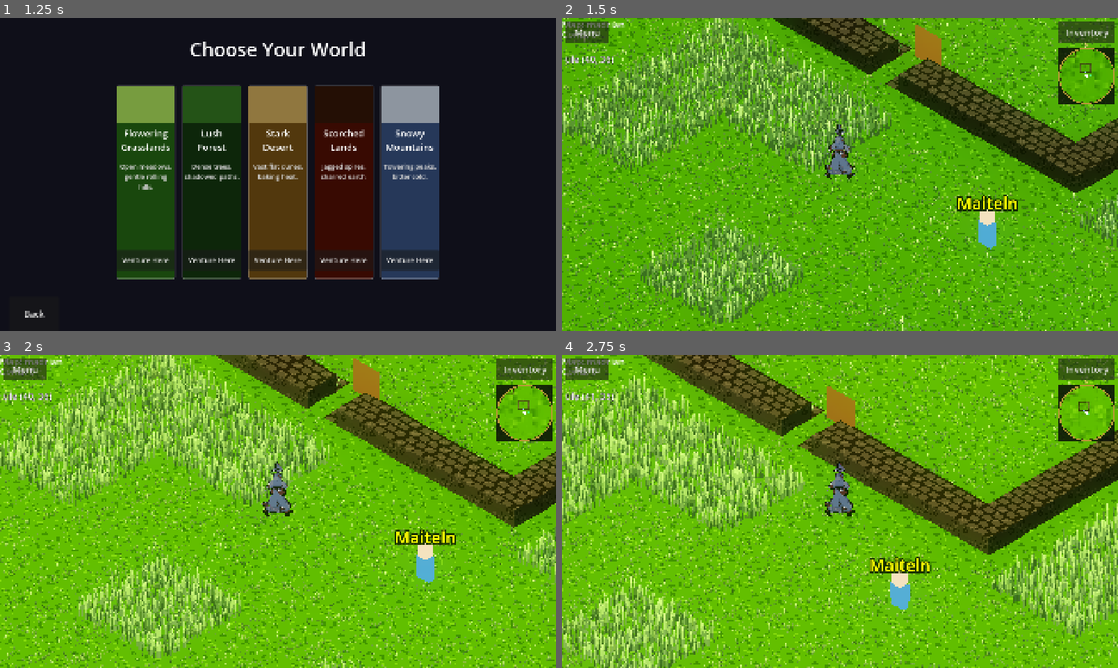
Above: before the commit, frames 1-4 (two rows, left to right).
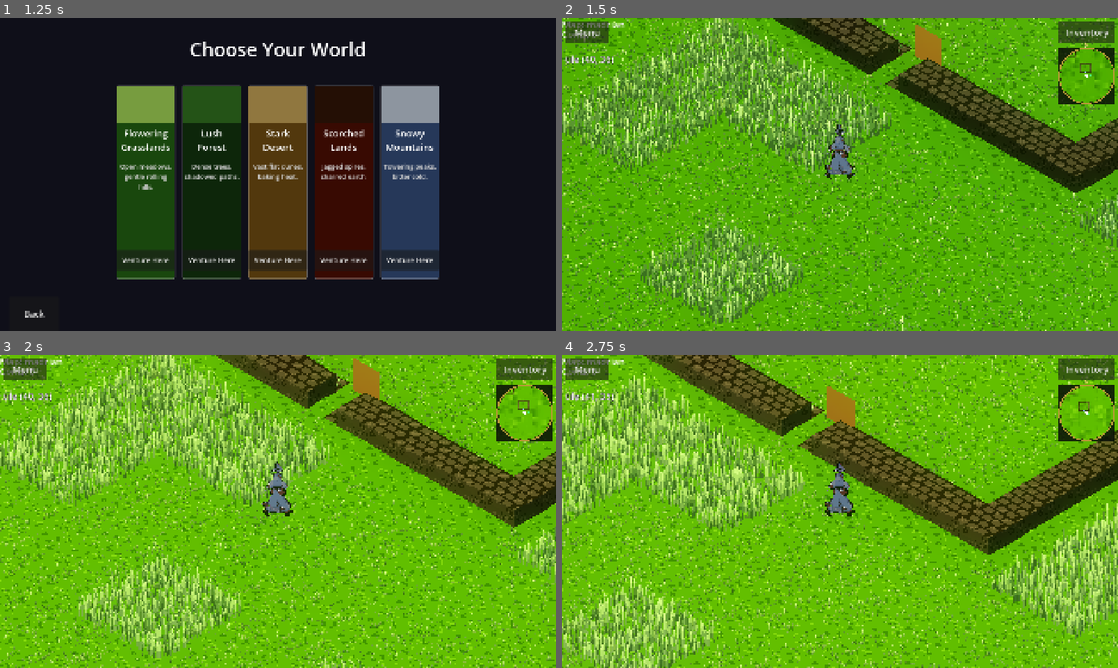
Above: after the commit, the same moments.

Repository: ChrisPauly97/pear-pudding-godot
Game: Godot game, scene res://scenes/ui/MenuScene.tscn
Same seed, same stepped clock (60 frames per second), same inputs: the game is played once before the commit and once after it.
Inputs (mouse positions are in pixels of both pictures, inside the frame that each line leads up to):
- Up to frame 1 (1.25 s): click "New Game" at 0.5 s
- Up to frame 2 (1.5 s): click "Venture Here" at 1.25 s
- Up to frame 3 (2 s): no input
- Up to frame 4 (2.75 s): tap Enter at 2 s; move the mouse to (962, 495) at 2.02 s; hold D (move_right) from 2.03 s (still down); hold E (interact) from 2.03 s (still down); click (962, 495) at 2.17 s; tap Space (jump) at 2.27 s

Frame 1 is identical in both runs. In frame 2, 0.8% of the frame differs, in the area x 71-82%, y 56-74%; in frame 3, 0.8%; in frame 4, 0.9%, in the area x 55-67%, y 64-82%.
Error after the commit: Parse Error: Identifier "SaveManager" not declared in the current scope. (res://scenes/world/entities/TownspersonNPC.gd:92)

Commit message:
TID-002: Extend WorldMap parser and TownspersonNPC for flag-gated dialogue
NPC lines now support FLAG:key before || after syntax; TownspersonNPC
reads SaveManager flags to return the correct dialogue line at runtime.

Co-Authored-By: Claude Sonnet 4.6 <noreply@anthropic.com>

Diff:
--- a/game_logic/world/WorldMap.gd
+++ b/game_logic/world/WorldMap.gd
@@ -194,8 +194,14 @@
 		f.store_line("CHEST %d %d %s" % [int(c["x"] / TILE_SIZE), int(c["z"] / TILE_SIZE), card_str])
 
 	for n in npcs:
-		var dialogue: String = str(n.get("dialogue", "..."))
-		f.store_line("NPC %d %d %s" % [int(n["x"] / TILE_SIZE), int(n["z"] / TILE_SIZE), dialogue])
+		var fk: String = str(n.get("flag_key", ""))
+		if fk != "":
+			var before: String = str(n.get("dialogue", "..."))
+			var after: String = str(n.get("after_dialogue", ""))
+			f.store_line("NPC %d %d FLAG:%s %s || %s" % [int(n["x"] / TILE_SIZE), int(n["z"] / TILE_SIZE), fk, before, after])
+		else:
+			var dialogue: String = str(n.get("dialogue", "..."))
+			f.store_line("NPC %d %d %s" % [int(n["x"] / TILE_SIZE), int(n["z"] / TILE_SIZE), dialogue])
 
 	for d in doors:
 		var target: String = d.get("target_map", "")
@@ -297,12 +303,28 @@
 			var parts := line.split(" ", false, 3)
 			if parts.size() >= 3:
 				uid_counter += 1
-				var dialogue: String = parts[3] if parts.size() >= 4 else "..."
+				var raw: String = parts[3] if parts.size() >= 4 else "..."
+				var flag_key: String = ""
+				var after_dialogue: String = ""
+				var dialogue: String = raw
+				if raw.begins_with("FLAG:"):
+					var space_idx: int = raw.find(" ")
+					if space_idx > 0:
+						flag_key = raw.substr(5, space_idx - 5)
+						var rest: String = raw.substr(space_idx + 1)
+						var sep_idx: int = rest.find(" || ")
+						if sep_idx >= 0:
+							dialogue = rest.substr(0, sep_idx)
+							after_dialogue = rest.substr(sep_idx + 4)
+						else:
+							dialogue = rest
 				npcs.append({
 					"id": "npc_%d" % uid_counter,
 					"x": float(parts[1]) * TILE_SIZE,
 					"z": float(parts[2]) * TILE_SIZE,
 					"dialogue": dialogue,
+					"flag_key": flag_key,
+					"after_dialogue": after_dialogue,
 				})
 
 		elif line.begins_with("DOOR "):
--- a/scenes/world/entities/TownspersonNPC.gd
+++ b/scenes/world/entities/TownspersonNPC.gd
@@ -1,6 +1,8 @@
 extends Node3D
 
 var npc_data: Dictionary = {}
+var _flag_key: String = ""
+var _after_dialogue: String = ""
 
 static var _body_mat: StandardMaterial3D
 static var _head_mat: StandardMaterial3D
@@ -56,6 +58,8 @@
 
 func init_from_data(data: Dictionary) -> void:
 	npc_data = data
+	_flag_key = str(data.get("flag_key", ""))
+	_after_dialogue = str(data.get("after_dialogue", ""))
 
 func _add_name_label() -> void:
 	var npc_name: String = _extract_name()
@@ -85,4 +89,6 @@
 	return "NPC"
 
 func get_dialogue() -> String:
+	if _flag_key != "" and SaveManager.get_story_flag(_flag_key):
+		return _after_dialogue
 	return str(npc_data.get("dialogue", "..."))
Not shown, changed: tasks/goals/GID-001--story-flags-chapter1/TID-002--flag-gated-dialogue.md
Not shown, changed: tasks/goals/GID-001--story-flags-chapter1/goal.md
Not shown, changed: tasks/index.md
